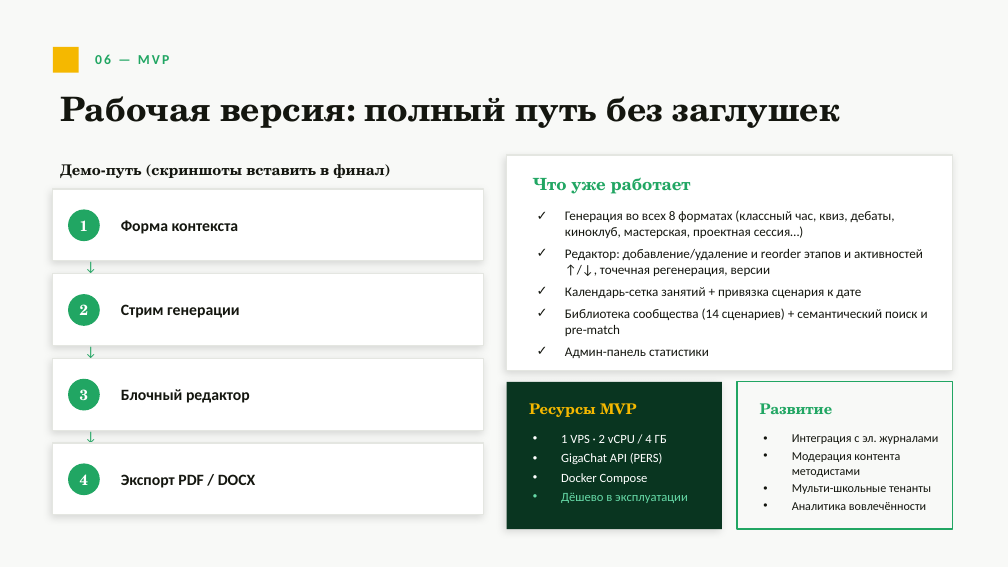
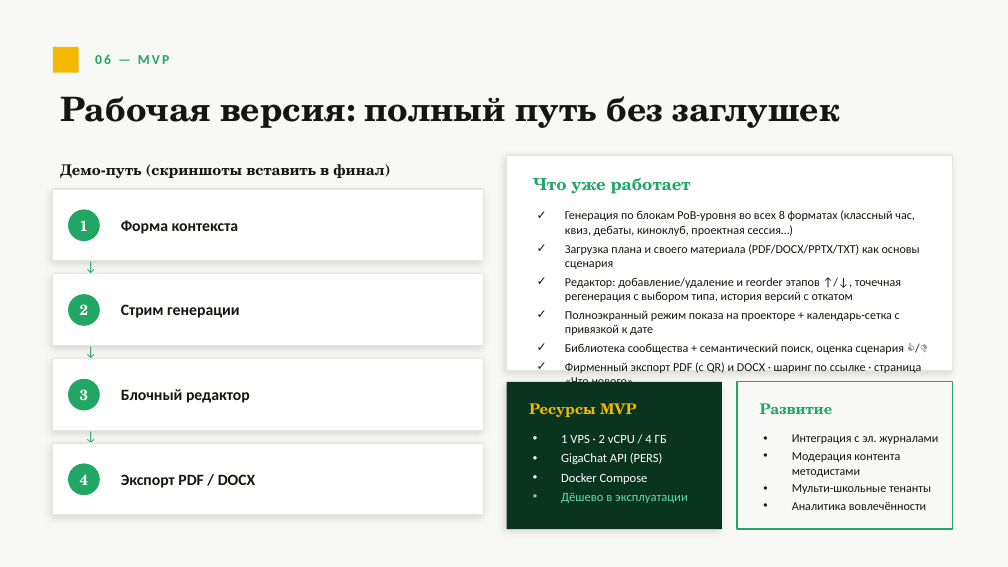
Before and after one commit to Caspernik-dev/s21_planwise, a slide deck: slide 8 of presentation/Planwise-Klassniy-Chas.pptx. Drawn at 1008x567 pixels with LibreOffice and Linux fonts; fonts in the diff are those of the drawing. Boxes give left, top, right and bottom in pixels: in the first picture for what was removed or moved away, otherwise in the second. Text is boxed around its words. In the diff, an @@ line names an element or a change of style, - is before the commit and + after.

Commit message:
presentation: актуализация под бриф — команда Planwise, PPTX-парсинг, режим показа, кликабельные ссылки

```diff
--- a/presentation/Planwise-Klassniy-Chas.pptx
+++ b/presentation/Planwise-Klassniy-Chas.pptx
@@ text "Генерация по блокам РоВ-уровня во ..." at [565, 210, 921, 373]: size 12.5 to 11.5 pt in "Админ-панель статистики"; less space between paragraphs @@
@@ text at [565, 210, 921, 373]: text changed; size 12.5 to 11.5 pt @@
-✓ Генерация во всех 8 форматах (классный час, квиз, дебаты, киноклуб, мастерская, проектная сессия…)
-✓ Редактор: добавление/удаление и reorder этапов и активностей ↑/↓, точечная регенерация, версии
-✓ Календарь-сетка занятий + привязка сценария к дате
-✓ Библиотека сообщества (14 сценариев) + семантический поиск и pre-match
+✓ Генерация по блокам РоВ-уровня во всех 8 форматах (классный час, квиз, дебаты, киноклуб, проектная сессия…)
+✓ Загрузка плана и своего материала (PDF/DOCX/PPTX/TXT) как основы сценария
+✓ Редактор: добавление/удаление и reorder этапов ↑/↓, точечная регенерация с выбором типа, история версий с откатом
+✓ Полноэкранный режим показа на проекторе + календарь-сетка с привязкой к дате
+✓ Библиотека сообщества + семантический поиск, оценка сценария 👍/👎
+✓ Фирменный экспорт PDF (с QR) и DOCX · шаринг по ссылке · страница «Что нового»
```
Also in this commit, not shown: 6 other slides changed, 3 other files.
